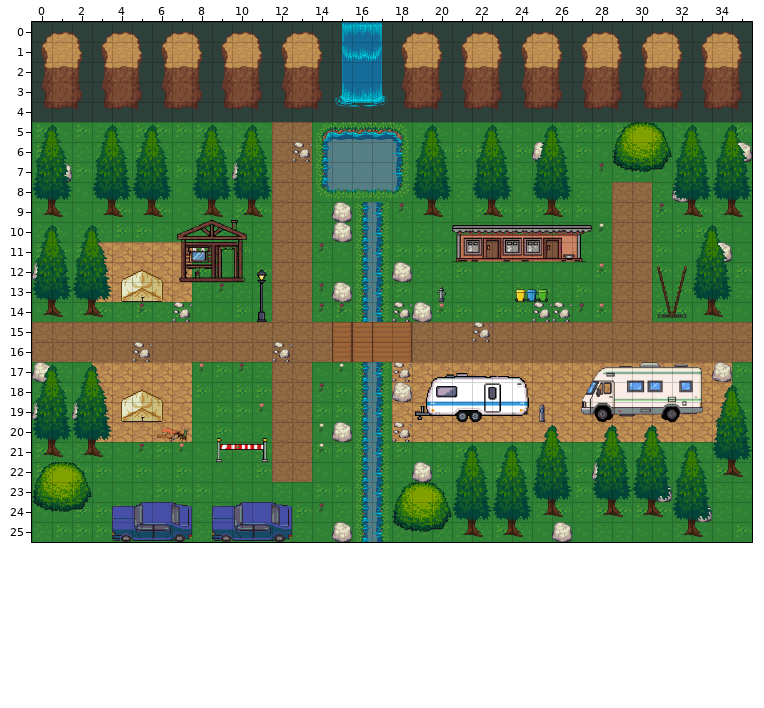
A Tiled map (JSON) gets an edit: public/maps/mullerthal.tmj. Above, as it was before the edit.
Cells are 32x32 px. Shown: x 0..35, y 0..25.
New version:
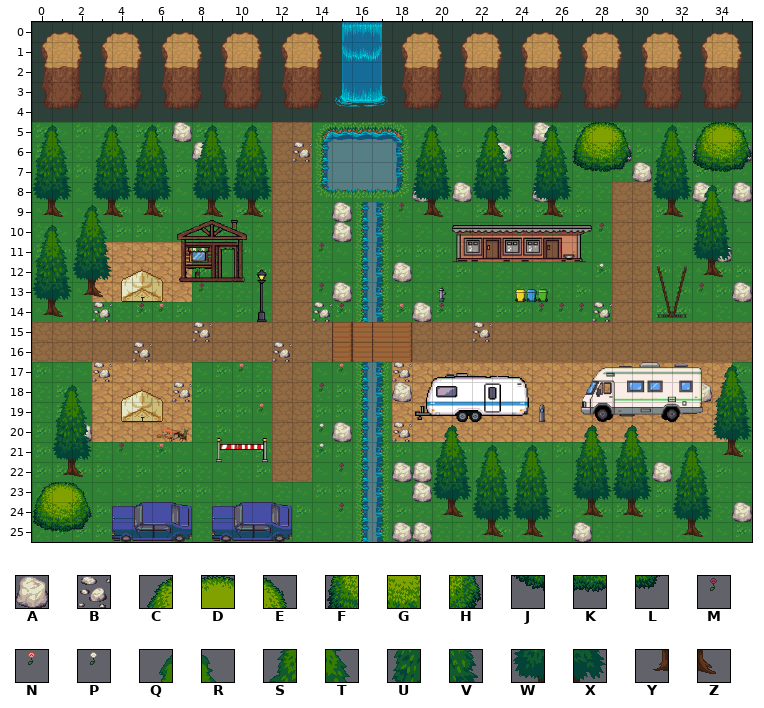
Key: from "ch2-muellerthal": A 15, B 16, C 252, D 253, E 254, F 273, G 274, H 275, J 294, K 295, L 296; from "ch2-objects": M 0, N 1, P 2; from "lpc-terrain": Q 30, R 31, S 62, T 63, U 94, V 95, W 126, X 127, Y 158, Z 159.
_ is an empty cell.
Tiles replaced or removed in this view: A, B, C, D, E, F, G, H, J, K, L, M, N, P, Q, R, S, T, U, V, W, X, Y, Z.
Difference:
Changed rows in their new state; . is an unchanged cell.
Layer "decor":
first column x 3:
 7 ........................._.....
 9 ............................_..
10 .........................M.....
12 .........................P.....
13 .....M_.......................M
14 B..N_......B...N.M....MM.B.....
15 .....B.........................
17 B...._.N....N..................
18 ....B..........................
21 .M_N_..........................
22 ............M..................
24 ..........._M..................
Layer "walls":
first column x 0:
 5 .......A.................A..........
 6 ........A..............A._...A...A..
 7 ._........_................JKLA_.JKL
 8 ...................A.A...A......_A.A
 9 ...............................YZ___
12 _................................YZ.
13 ..YZ...............................A
14 ..__.............................__.
17 _................................._.
18 .................................A..
19 _._.................................
20 ..A.................................
21 ____..............................YZ
22 .YZ...............A........._..A..__
23 ..............................._....
24 ___.................YZ...__YZYZ_._.A
25 JKL............_..AA__YZYZ_A........
Layer "above":
first column x 2:
 5 .........................CDE_QRCDE
 6 .........................FGH_STFGH
 7 .............................UV___
 8 .............................WXQR_
 9 QR.............................ST.
10 ST.............................UV.
11 UV.............................WX.
12 WX.............................__.
13 __.............................__.
first column x 0:
17 ____..............................QR
18 _QR_..............................ST
19 _ST_..............................UV
20 _UV_................QR...__QRQR_..WX
21 .WX.................STQRQR_STST_..__
22 ___.................UVSTST_UVUV_....
23 CDE...............__WXUVUV_WXWX_....
24 FGH...............____WXWX..........
